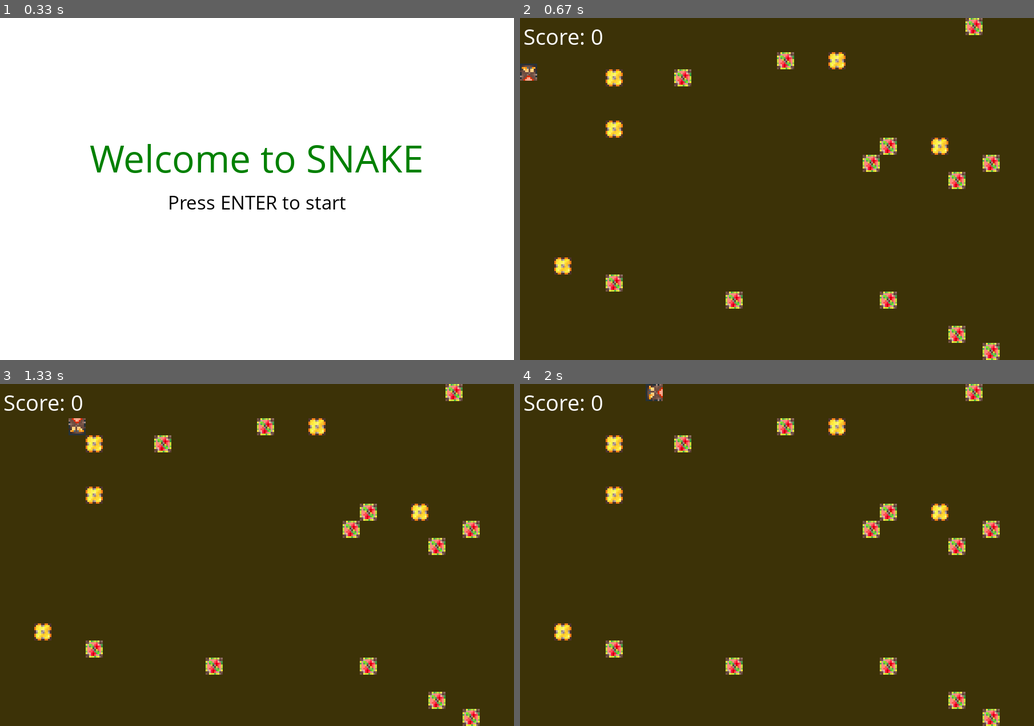
Above: before the commit, frames 1-4 (two rows, left to right).
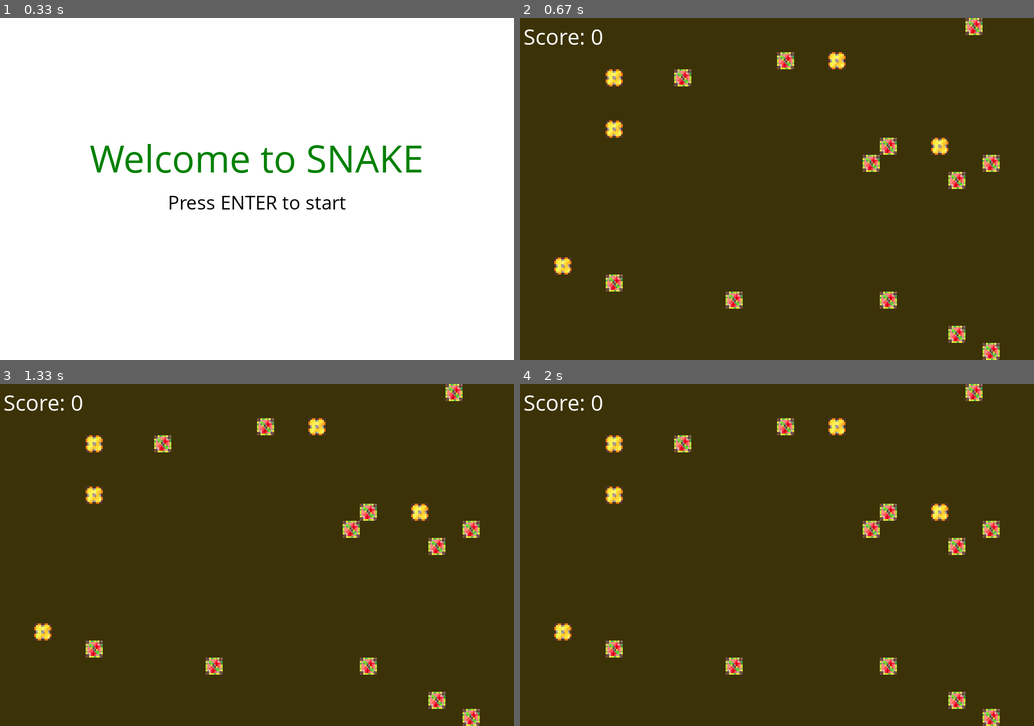
Above: after the commit, the same moments.

Repository: felix-vierthaler/pygame-snake
Game: pygame game, started from main.py
Two runs of this game, one before a commit and one after it. Both use one fixed random seed, a clock stepped at 60 frames per second and the inputs below.
Inputs:
- Up to frame 1 (0.33 s): no input
- Up to frame 2 (0.67 s): tap Enter at 0.33 s
- Up to frame 3 (1.33 s): hold Right 0.67-1.13 s; hold Up from 1.17 s (still down)
- Up to frame 4 (2 s): release Up at 1.47 s; hold Right 1.5-1.97 s

Frame 1 is identical in both runs. In frame 2, 0.2% of the frame differs, in the area x 0-4%, y 13-19%; in frame 3, 0.2%; in frame 4, 0.2%.

Commit message:
removed vscode folder from repo

Diff:
--- a/snake.py
+++ b/snake.py
@@ -97,7 +97,8 @@
         #draw main snake element on screen
         turnAmount = 90 + self.direction * 90
         img = pygame.transform.rotate(self.snakeHeadImg, 360 - turnAmount)
-        screen.blit(img, pygame.Rect(self.x, self.y, self.boxWidth, self.boxWidth))
+
+
         #pygame.draw.rect(screen, (255, 100, 0), pygame.Rect(self.x, self.y, self.boxWidth, self.boxWidth))
 
     #initiates dying process and fades music out
Not shown, changed: .gitignore
